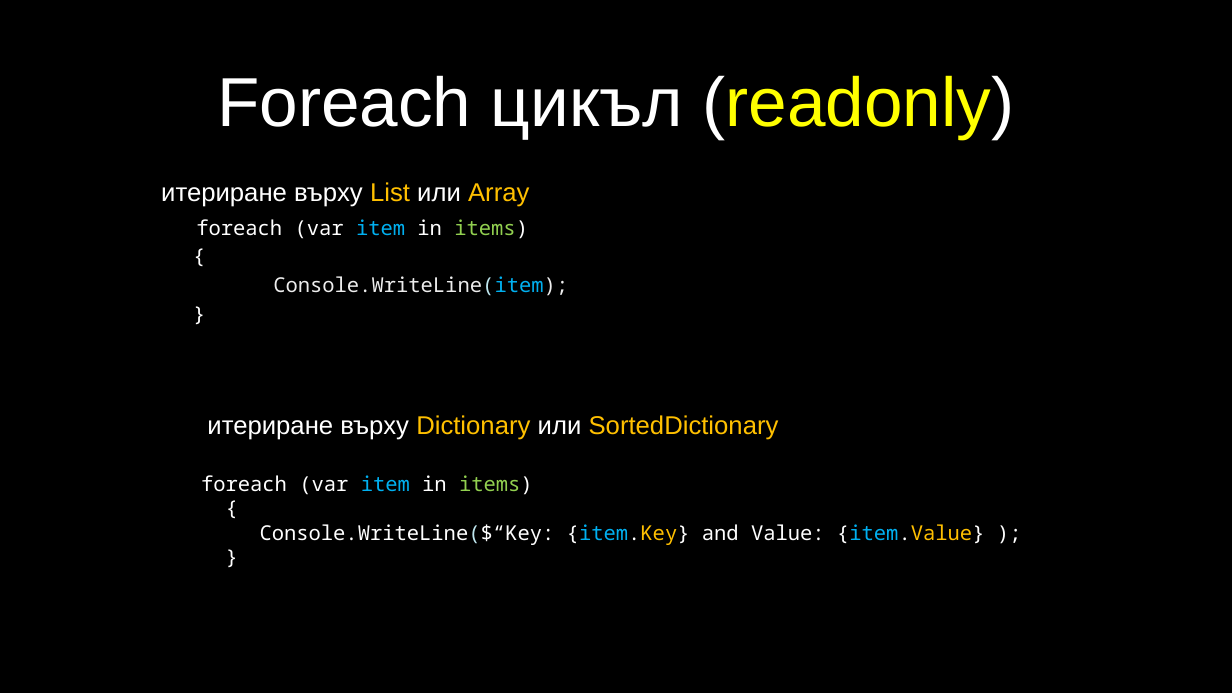
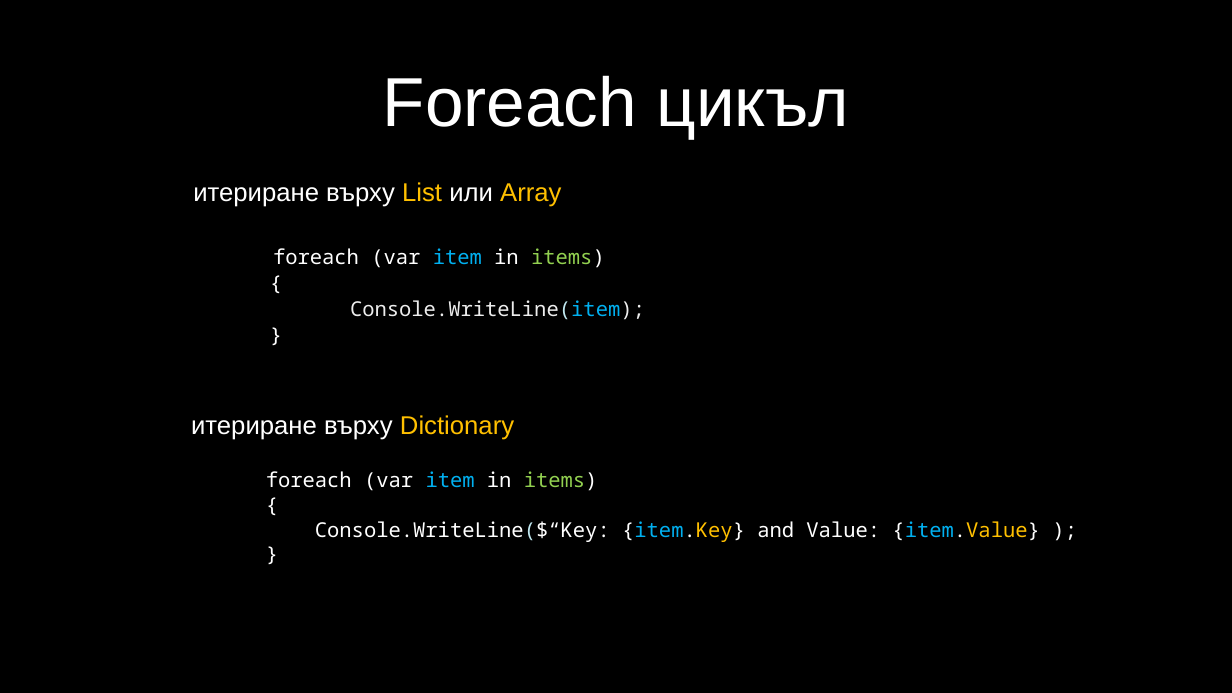
Before and after one commit to velizar92/CSharp-Programming-Presentations, a slide deck: slide 33 of C# Intermediate.pptx. Drawn at 1232x693 pixels with LibreOffice and Linux fonts; fonts in the diff are those of the drawing; background and template pictures are left out. Boxes give left, top, right and bottom in pixels: in the first picture for what was removed or moved away, otherwise in the second. Text is boxed around its words. In the diff, an @@ line names an element or a change of style, - is before the commit and + after.

```diff
--- a/C# Intermediate.pptx
+++ b/C# Intermediate.pptx
@@ title at bbox=[383, 75, 848, 139]: text changed @@
-Foreach цикъл (readonly)
+Foreach цикъл
@@ text "итериране върху List или Array": place and size @@
-text "итериране върху List или Array" at bbox=[161, 182, 529, 207]
+text "итериране върху List или Array" at bbox=[193, 182, 561, 207]
@@ text "foreach (var item in items)": place and size @@
-text "foreach (var item in items)" at bbox=[196, 219, 568, 296]
+text "foreach (var item in items)" at bbox=[273, 248, 645, 320]
@@ text "foreach (var item in items)" at bbox=[273, 248, 645, 320]: line spacing 0.9 to 0.8 @@
@@ text added at bbox=[191, 415, 514, 440], 20 pt, text #FFFFFF @@
+итериране върху Dictionary
@@ text at bbox=[207, 415, 779, 440]: paragraph removed @@
-  итериране върху Dictionary или SortedDictionary
@@ text "foreach (var item in items)": place and size @@
-text "foreach (var item in items)" at bbox=[201, 415, 985, 545]
+text "foreach (var item in items)" at bbox=[266, 471, 1040, 542]
```
Also in this commit, not shown: 10 slides added.
